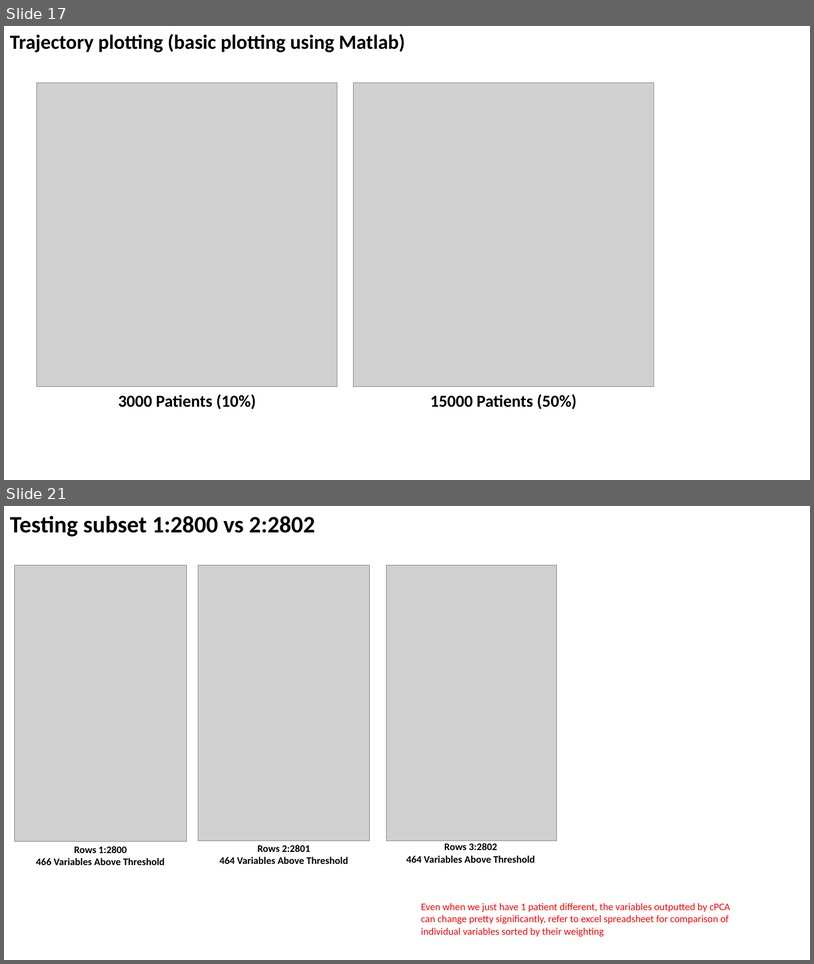
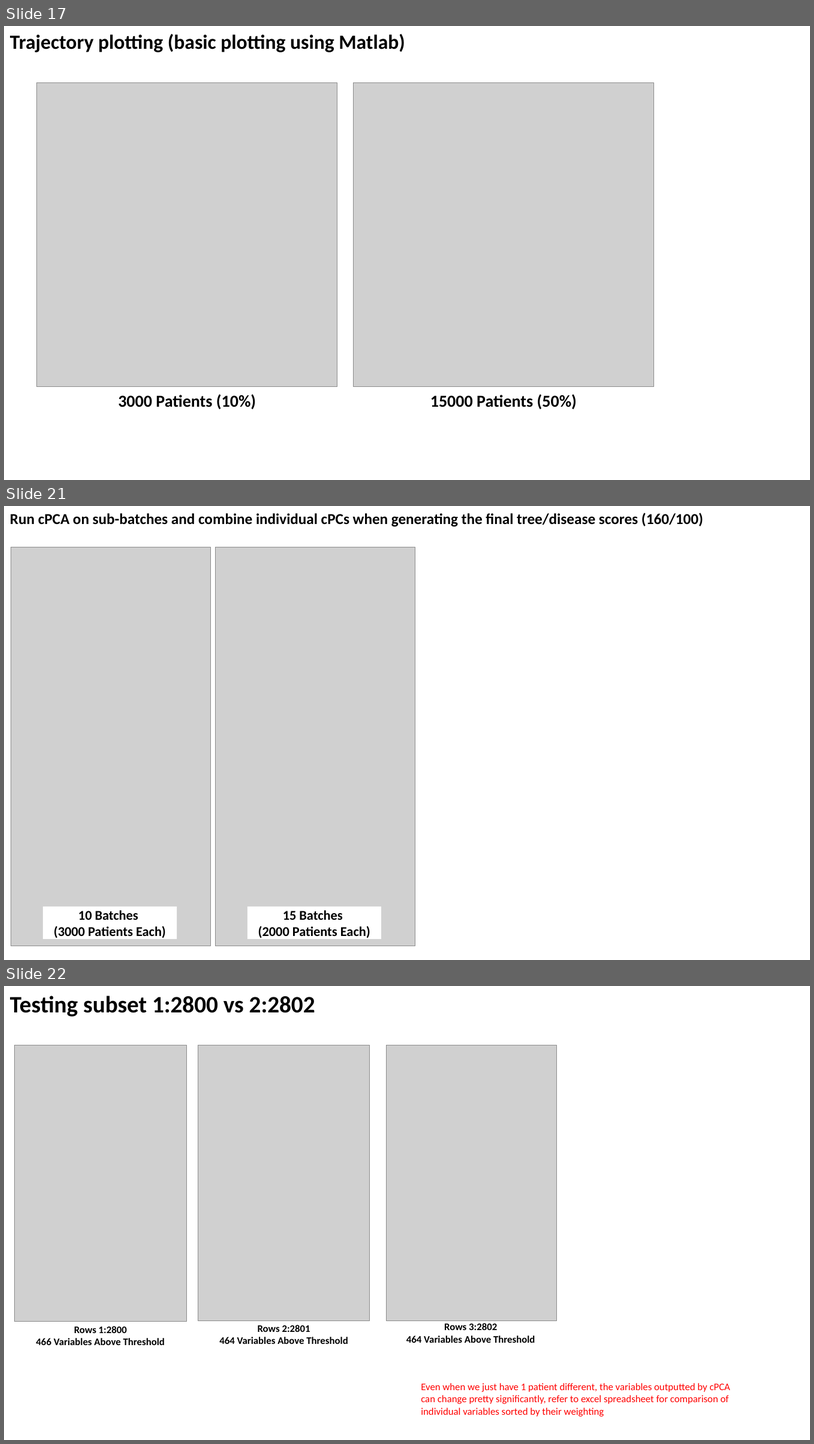
Before and after one commit to zhaohanxiong/OxfordCVM, a slide deck: job_results.pptx. Shown one above the other, each under a label of ours: slides 17 and 21 before the commit, slides 17, 21 and 22 after it; the slides between them are not shown. The pictures are 814x964 and 814x1444 pixels, drawn with LibreOffice and Linux fonts; fonts in the diff are those of the drawing; grey boxes stand for pictures. Boxes give left, top, right and bottom in pixels: in the first picture for what was removed or moved away, otherwise in the second. Text is boxed around its words. In the diff, an @@ line names an element or a change of style, - is before the commit and + after.

```diff
--- a/job_results.pptx
+++ b/job_results.pptx
@@ slide 21 added at <box>4,506,810,960</box>, background #FFFFFF @@
@@ text added at <box>10,513,704,527</box>, 18 pt, text #000000, bold @@
+Run cPCA on sub-batches and combine individual cPCs when generating the final tree/disease scores (160/100)
@@ picture added at <box>11,547,210,946</box> @@
@@ picture added at <box>216,547,416,946</box> @@
@@ rectangle added at <box>43,906,176,939</box>, fill #FFFFFF, 16 pt, text #000000, bold @@
+10 Batches
+(3000 Patients Each)
@@ rectangle added at <box>248,906,381,939</box>, fill #FFFFFF, 16 pt, text #000000, bold @@
+15 Batches
+(2000 Patients Each)
@@ what was slide 21 is now slide 22 @@
```
Also in this commit, not shown: 2 slides changed, 1 other slide added, 1 slide removed, 1 other file.
